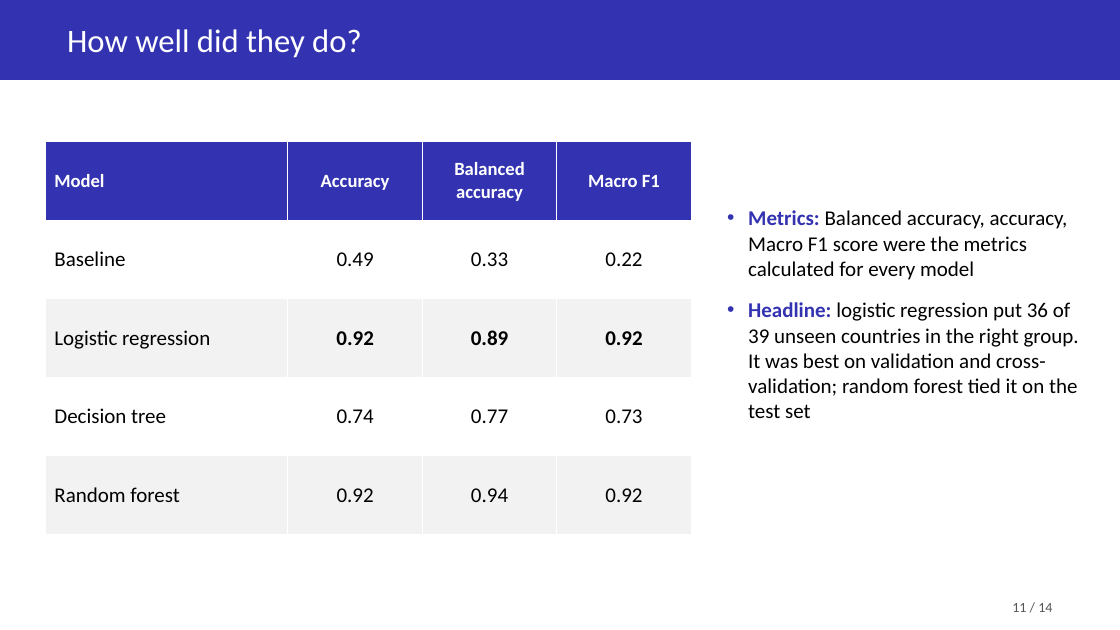
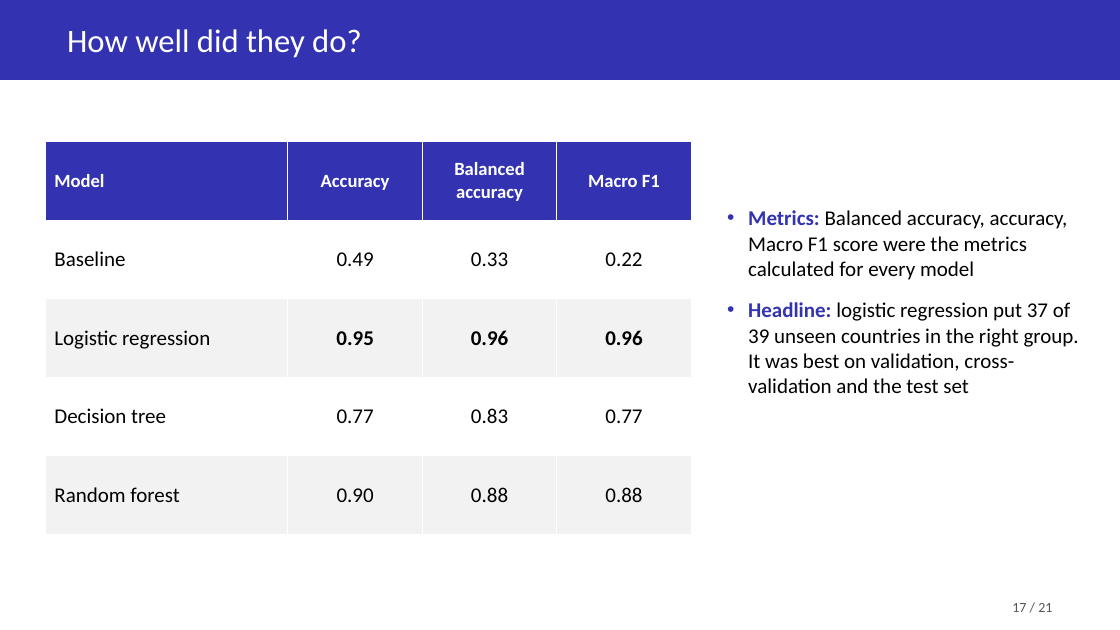
Before and after one commit to Soemon007/DS203_GroupProject, a slide deck: slide 17 of deliverables/DS203_Slides.pptx (slide 11 before the commit). Drawn at 1120x630 pixels with LibreOffice and Linux fonts; fonts in the diff are those of the drawing. Boxes give left, top, right and bottom in pixels: in the first picture for what was removed or moved away, otherwise in the second. Text is boxed around its words. In the diff, an @@ line names an element or a change of style, - is before the commit and + after.

```diff
--- a/deliverables/DS203_Slides.pptx
+++ b/deliverables/DS203_Slides.pptx
@@ table at (x1=46, y1=141, x2=691, y2=534) @@
-row 3: Logistic regression | 0.92 | 0.89 | 0.92
+row 3: Logistic regression | 0.95 | 0.96 | 0.96
-row 4: Decision tree | 0.74 | 0.77 | 0.73
+row 4: Decision tree | 0.77 | 0.83 | 0.77
-row 5: Random forest | 0.92 | 0.94 | 0.92
+row 5: Random forest | 0.90 | 0.88 | 0.88
@@ text at (x1=748, y1=302, x2=1079, y2=393): text changed @@
-• Headline: logistic regression put 36 of 39 unseen countries in the right group. It was best on validation and cross-validation; random forest tied it on the test set
+• Headline: logistic regression put 37 of 39 unseen countries in the right group. It was best on validation, cross-validation and the test set
@@ text at (x1=1012, y1=603, x2=1052, y2=612): text changed @@
-11 / 14
+17 / 21
```
Also in this commit, not shown: 11 other slides changed, 7 slides added.
